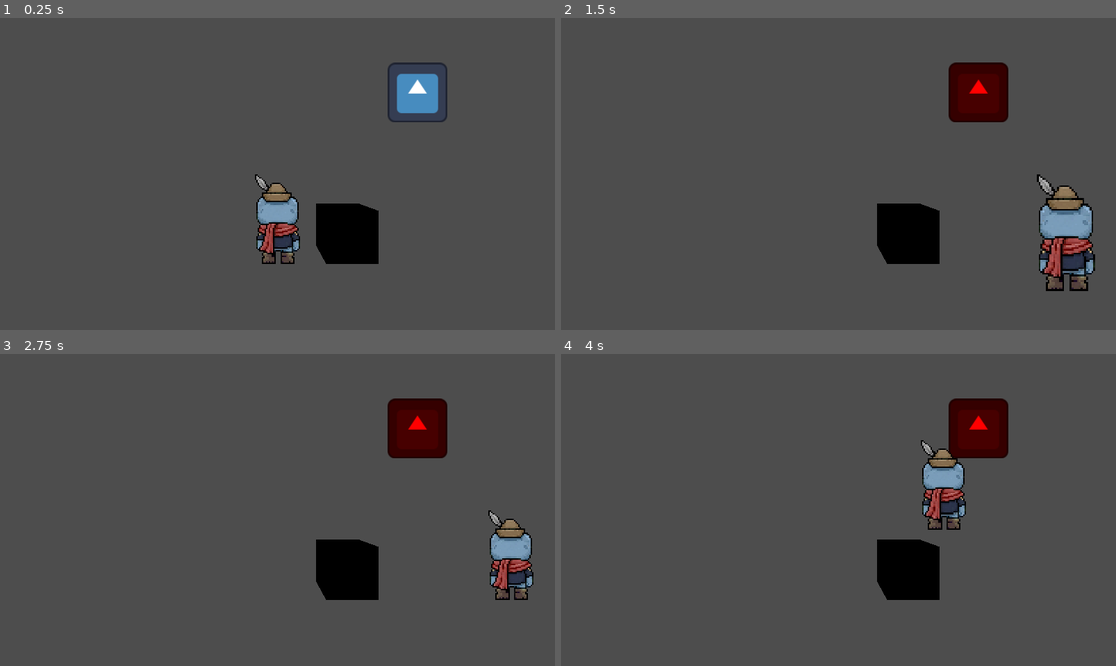
Above: before the commit, frames 1-4 (two rows, left to right).
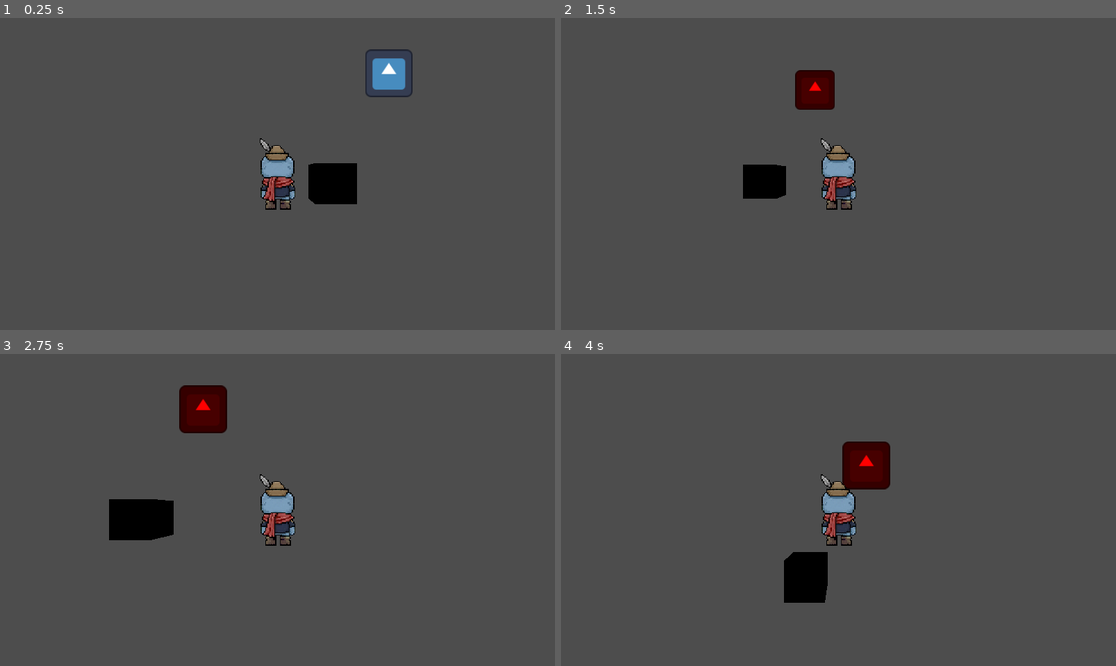
Above: after the commit, the same moments.

Repository: DBorgKiwami/group-project
Game: Godot game, scene res://scenes/levels/3d/testlevel.tscn
The game is run twice, just before and just after one commit, with the same random seed, the same clock (stepped at 60 frames per second) and the same inputs. The engine's default icon, where the game draws it, is replaced by a stand-in: a white triangle on a blue panel in a dark square.
Inputs:
- Up to frame 1 (0.25 s): no input
- Up to frame 2 (1.5 s): tap Enter (ui_accept) at 0.5, 0.77 s; hold Right (ui_right) 0.53-1.28 s; hold / (grapple) 0.53-1.28 s; hold Down (ui_down) from 1.28 s (still down); tap Shift (attack) at 1.35 s
- Up to frame 3 (2.75 s): tap Enter (ui_accept) at 1.52 s; tap / (grapple) at 1.55 s; release Down (ui_down) at 2.03 s; hold Right (ui_right) from 2.03 s (still down); hold / (grapple) from 2.03 s (still down)
- Up to frame 4 (4 s): release Right (ui_right) at 2.78 s; release / (grapple) at 2.78 s; hold Up (ui_up) 2.78-3.53 s; tap E (interact) at 2.85 s; tap Enter (ui_accept) at 3.02, 3.77 s; tap / (grapple) at 3.05 s; hold Left (ui_left) from 3.53 s (still down); hold / (grapple) from 3.53 s (still down)

The runs differ from the first frame. In frame 1, 7.3% of the frame differs, in the area x 45-81%, y 10-79%; in frame 2, 9.6%, in the area x 32-97%, y 14-88%; in frame 3, 9.6%; in frame 4, 9.3%.

Commit message:
Added in progress code for camera movement (This will probably take a lot more effort)

Diff:
--- a/project.godot
+++ b/project.godot
@@ -74,6 +74,26 @@
 "events": [Object(InputEventKey,"resource_local_to_scene":false,"resource_name":"","device":-1,"window_id":0,"alt_press …(192 unchanged characters)…
 ]
 }
+camera_left={
+"deadzone": 0.2,
+"events": [Object(InputEventJoypadMotion,"resource_local_to_scene":false,"resource_name":"","device":-1,"axis":2,"axis_value":-1.0,"script":null)
+]
+}
+camera_right={
+"deadzone": 0.2,
+"events": [Object(InputEventJoypadMotion,"resource_local_to_scene":false,"resource_name":"","device":-1,"axis":2,"axis_value":1.0,"script":null)
+]
+}
+camera_up={
+"deadzone": 0.2,
+"events": [Object(InputEventJoypadMotion,"resource_local_to_scene":false,"resource_name":"","device":-1,"axis":3,"axis_value":-1.0,"script":null)
+]
+}
+camera_down={
+"deadzone": 0.2,
+"events": [Object(InputEventJoypadMotion,"resource_local_to_scene":false,"resource_name":"","device":-1,"axis":3,"axis_value":1.0,"script":null)
+]
+}
 
 [layer_names]
 
--- a/scenes/elements/dialogue_area.tscn
+++ b/scenes/elements/dialogue_area.tscn
@@ -1,6 +1,6 @@
 [gd_scene format=3 uid="uid://ci0hbngdv8pin"]
 
-[ext_resource type="Script" uid="uid://dtsthasc2e10f" path="res://scenes/elements/dialogue_area.gd" id="1_qs1aa"]
+[ext_resource type="Script" uid="uid://dtsthasc2e10f" path="res://scripts/elements/dialogue_area.gd" id="1_qs1aa"]
 
 [sub_resource type="SphereShape3D" id="SphereShape3D_c0r4w"]
 
--- a/scenes/enemies/2dtestenemy.tscn
+++ b/scenes/enemies/2dtestenemy.tscn
@@ -7,8 +7,8 @@
 [ext_resource type="Texture2D" uid="uid://7uhwbokejenw" path="res://sprites/enemies/testenemy/crab_walk_3.png" id="4_q6280"]
 [ext_resource type="Script" uid="uid://dj8bls2ayt4u4" path="res://scripts/enemies/walkeractive.gd" id="5_1fdds"]
 [ext_resource type="Texture2D" uid="uid://rkv3ftu2cbxr" path="res://sprites/enemies/testenemy/crab_defeated.png" id="6_eexk2"]
-[ext_resource type="Script" uid="uid://cgdwg4dqcddnb" path="res://scripts/statemachine.gd" id="6_q6280"]
-[ext_resource type="Script" uid="uid://br1fnhshgfc5m" path="res://scripts/dead.gd" id="8_61bjk"]
+[ext_resource type="Script" uid="uid://cgdwg4dqcddnb" path="res://scripts/utilities/statemachine.gd" id="6_q6280"]
+[ext_resource type="Script" uid="uid://br1fnhshgfc5m" path="res://scripts/enemies/dead.gd" id="8_61bjk"]
 [ext_resource type="Script" uid="uid://bg3t6a3l4s328" path="res://scripts/enemies/enemyhitbox.gd" id="8_ofbrs"]
 
 [sub_resource type="SphereShape3D" id="SphereShape3D_ofbrs"]
--- a/scenes/levels/3d/testlevel.tscn
+++ b/scenes/levels/3d/testlevel.tscn
@@ -22,7 +22,7 @@
 
 [node name="3Dplatformingcharacter" parent="." unique_id=1535395532 instance=ExtResource("1_b81ow")]
 
-[node name="Camera3D" type="Camera3D" parent="." unique_id=1063314922]
+[node name="Test Camera" type="Camera3D" parent="." unique_id=1063314922]
 transform = Transform3D(1, 0, 0, 0, 1, 0, 0, 0, 1, 0, 1.5996883, 4.3492885)
 
 [node name="MeshInstance3D" type="MeshInstance3D" parent="." unique_id=1021424080]
--- a/scenes/player/2dplatformingcharacter.tscn
+++ b/scenes/player/2dplatformingcharacter.tscn
@@ -3,7 +3,7 @@
 [ext_resource type="Script" uid="uid://ciljuu6dkx04p" path="res://scripts/playermovement/player2d.gd" id="1_vj0l2"]
 [ext_resource type="Texture2D" uid="uid://cl8e58vu1q6cf" path="res://sprites/player/player_idle_0.png" id="2_a1x7n"]
 [ext_resource type="Texture2D" uid="uid://pi1hnvp8pqtv" path="res://sprites/player/player_idle_1.png" id="3_8yach"]
-[ext_resource type="Script" uid="uid://dj2mp3k44ikpy" path="res://scripts/playerhitbox.gd" id="4_a1x7n"]
+[ext_resource type="Script" uid="uid://dj2mp3k44ikpy" path="res://scripts/utilities/playerhitbox.gd" id="4_a1x7n"]
 
 [sub_resource type="BoxShape3D" id="BoxShape3D_vj0l2"]
 size = Vector3(1.1184082, 1.1855469, 1)
--- a/scenes/player/3dplatformingcharacter.tscn
+++ b/scenes/player/3dplatformingcharacter.tscn
@@ -64,11 +64,13 @@
 &"jump": SubResource("Animation_6ofdj")
 }
 
-[node name="3Dplatformingcharacter" type="CharacterBody3D" unique_id=679442019 node_paths=PackedStringArray("sprite", "grappleArea", "animationControler")]
+[node name="3Dplatformingcharacter" type="CharacterBody3D" unique_id=679442019 node_paths=PackedStringArray("sprite", "grappleArea", "animationControler", "player_camera", "camera_pivot")]
 script = ExtResource("4_g608u")
 sprite = NodePath("AnimatedSprite3D")
 grappleArea = NodePath("Area3D")
 animationControler = NodePath("AnimationPlayer")
+player_camera = NodePath("Camera Pivot/Camera3D")
+camera_pivot = NodePath("Camera Pivot")
 
 [node name="CollisionShape3D" type="CollisionShape3D" parent="." unique_id=479806587]
 transform = Transform3D(1, 0, 0, 0, 1, 0, 0, 0, 1, 0, 0.007080078, 0)
@@ -91,5 +93,11 @@
 [node name="AnimationPlayer" type="AnimationPlayer" parent="." unique_id=453225793]
 libraries/ = SubResource("AnimationLibrary_g608u")
 
+[node name="Camera Pivot" type="Node3D" parent="." unique_id=67981451]
+
+[node name="Camera3D" type="Camera3D" parent="Camera Pivot" unique_id=557992012]
+transform = Transform3D(1, 0, 0, 0, 1, 0, 0, 0, 1, 0, 0, 5)
+fov = 80.0
+
 [connection signal="area_entered" from="Area3D" to="." method="_on_area_3d_area_entered"]
 [connection signal="area_exited" from="Area3D" to="." method="_on_area_3d_area_exited"]
--- a/scripts/playermovement/player3d.gd
+++ b/scripts/playermovement/player3d.gd
@@ -3,9 +3,12 @@
 @export var sprite : AnimatedSprite3D
 @export var grappleArea : Area3D
 @export var animationControler : AnimationPlayer
+@export var player_camera : Camera3D
+@export var camera_pivot : Node3D
 
 @export var SPEED = 5.0
 @export var JUMP_VELOCITY = 4.5
+@export var CAMERA_SPEED = 0.05
 @export var jump_timer_max = 0.2
 @export var jump_buffer_len = 0.12
 @export var grapple_time = 0.3
@@ -15,6 +18,7 @@
 var grappleTween : Tween
 var grappling = false
 var inDialogue = false
+var lastDirection = Vector2.ZERO
 
 func _ready():
 	SignalBus.display_dialogue.connect(_on_dialogue_display)
@@ -87,8 +91,15 @@
 	# Get the input direction and handle the movement/deceleration.
 	# As good practice, you should replace UI actions with custom gameplay actions.
 	var input_dir := Input.get_vector("ui_left", "ui_right", "ui_up", "ui_down")
+	var camera_dir := Input.get_vector("camera_left","camera_right","camera_up","camera_down")
+	camera_dir = Input.get_last_mouse_velocity()
 	var direction := (transform.basis * Vector3(input_dir.x, 0, input_dir.y)).normalized()
+	if camera_dir and !inDialogue:
+		rotation_degrees.y += camera_dir.x * CAMERA_SPEED
+		camera_pivot.rotation_degrees.x = clampf(camera_pivot.rotation_degrees.x + (camera_dir.y  * CAMERA_SPEED), -90, 90)
+		pass
 	if direction and !inDialogue:
+		lastDirection = direction
 		velocity.x = direction.x * SPEED
 		velocity.z = direction.z * SPEED
 	else:
Renamed: scenes/elements/dialogue_area.gd -> scripts/elements/dialogue_area.gd
Renamed: scenes/elements/dialogue_area.gd.uid -> scripts/elements/dialogue_area.gd.uid
Renamed: scripts/dead.gd -> scripts/enemies/dead.gd
Renamed: scripts/dead.gd.uid -> scripts/enemies/dead.gd.uid
Renamed: scripts/playerhitbox.gd -> scripts/utilities/playerhitbox.gd
Renamed: scripts/playerhitbox.gd.uid -> scripts/utilities/playerhitbox.gd.uid
Renamed: scripts/state.gd -> scripts/utilities/state.gd
Renamed: scripts/state.gd.uid -> scripts/utilities/state.gd.uid
Renamed: scripts/statemachine.gd -> scripts/utilities/statemachine.gd
Renamed: scripts/statemachine.gd.uid -> scripts/utilities/statemachine.gd.uid
